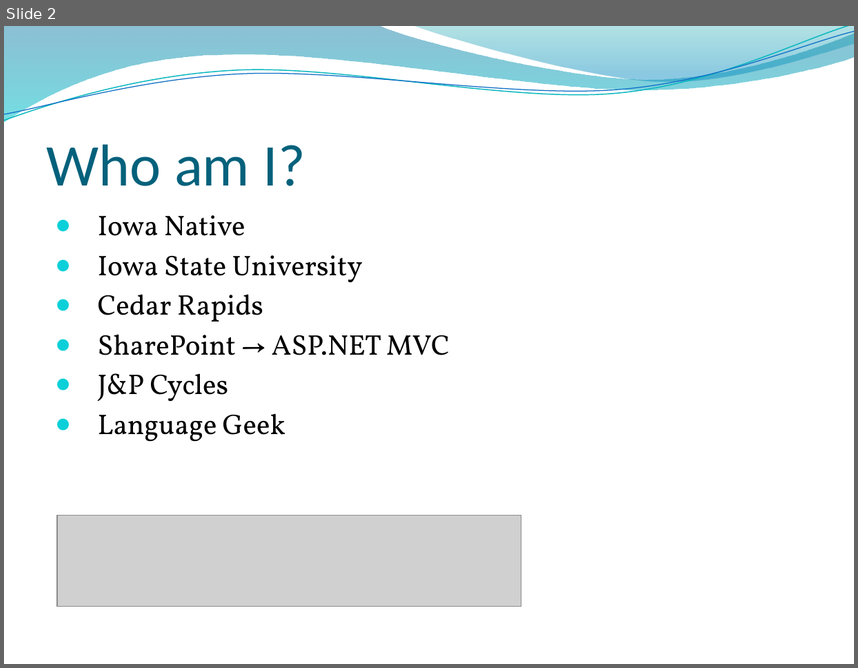
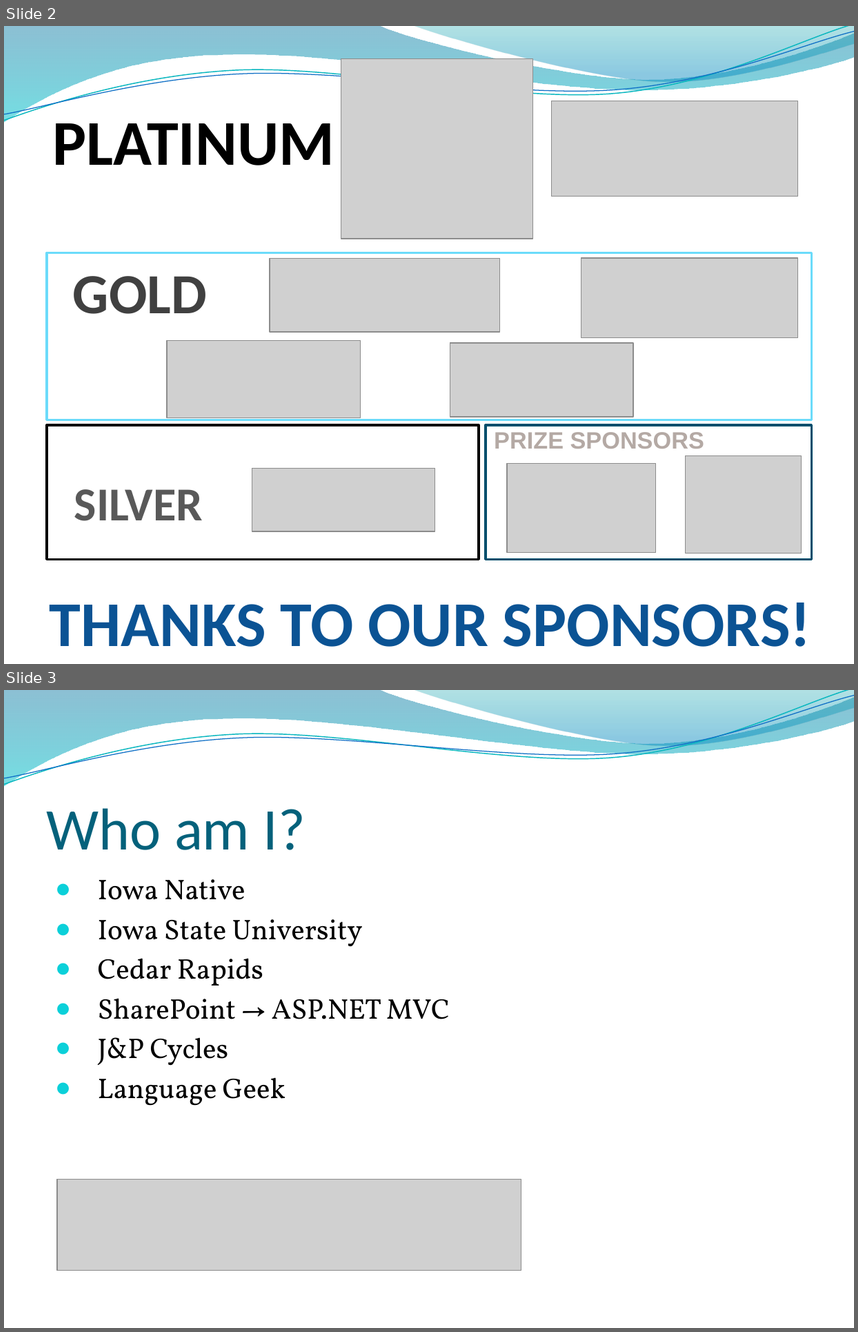
Before and after one commit to dahlbyk/Presentations, a slide deck: DLR/KDahlby.201006.KCDC.DLR.pptx. Shown one above the other, each under a label of ours: slide 2 before the commit, slides 2 and 3 after it. The pictures are 858x668 and 858x1332 pixels, drawn with LibreOffice and Linux fonts; fonts in the diff are those of the drawing; grey boxes stand for pictures; background and template pictures are left out. Boxes give left, top, right and bottom in pixels: in the first picture for what was removed or moved away, otherwise in the second. Text is boxed around its words. In the diff, an @@ line names an element or a change of style, - is before the commit and + after.

Commit message:
Add KCDC Sponsor Slide

```diff
--- a/DLR/KDahlby.201006.KCDC.DLR.pptx
+++ b/DLR/KDahlby.201006.KCDC.DLR.pptx
@@ slide 2 added at (4,26,854,664), background picture (left out); not listed: 4 template elements that a slide beside it also shows @@
@@ picture added at (341,59,533,239) @@
@@ picture added at (551,101,798,196) @@
@@ text added at (52,123,335,165), 54 pt, text #000000, bold @@
+PLATINUM
@@ rectangle added at (47,253,811,419), outline #6BDBFA 2 pt @@
@@ picture added at (269,258,499,331) @@
@@ picture added at (582,258,798,338) @@
@@ text added at (73,276,207,314), 48 pt, text #404040, bold @@
+GOLD
@@ picture added at (168,341,361,418) @@
@@ picture added at (450,343,633,417) @@
@@ rectangle added at (47,425,478,559), outline #000000 2 pt @@
@@ rectangle added at (486,425,811,559), outline #004E6C 2 pt @@
@@ text added at (494,432,704,448), 20 pt, text #B4A9A4, bold @@
+PRIZE SPONSORS
@@ picture added at (686,456,802,553) @@
@@ picture added at (252,468,435,531) @@
@@ picture added at (507,463,656,552) @@
@@ text added at (74,489,203,521), 40 pt, text #595959, bold @@
+SILVER
@@ text added at (50,602,811,646), 54 pt, text #0B5394, bold @@
+THANKS TO OUR SPONSORS!
@@ what was slide 2 is now slide 3 @@
```
Also in this commit, not shown: 1 slide changed.
